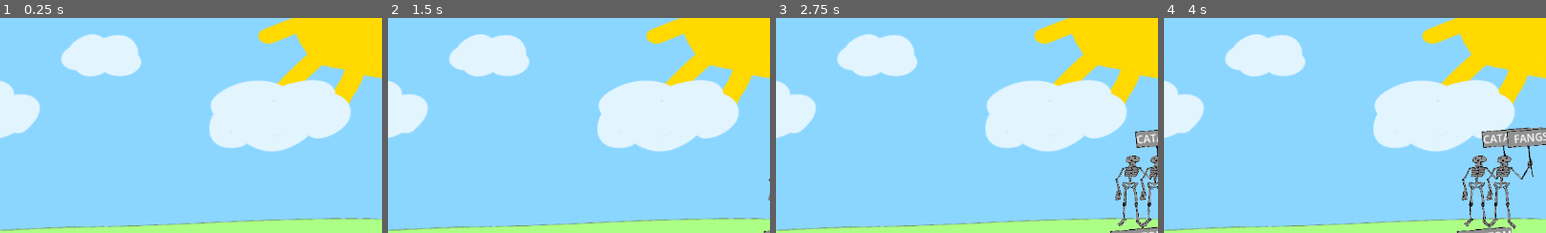
Above: before the commit, frames 1-4 (left to right).
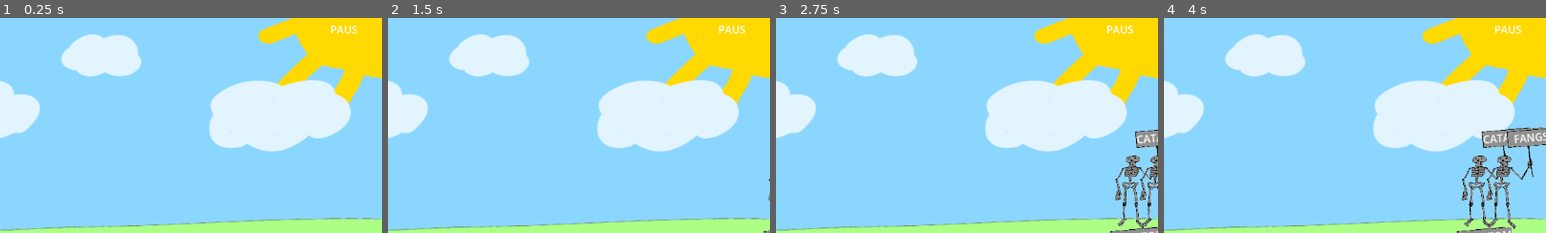
Above: after the commit, the same moments.

Repository: D0V4HKIIN/monkey-vs-zombies
Game: Godot game, scene res://main.tscn
Two runs of this game, one before a commit and one after it. Both use one fixed random seed, a clock stepped at 60 frames per second and the inputs below.
Inputs:
- Up to frame 1 (0.25 s): no input
- Up to frame 2 (1.5 s): tap Enter at 0.5 s; tap Z (zombie) at 0.6, 1.35 s
- Up to frame 3 (2.75 s): tap Z (zombie) at 2.1 s
- Up to frame 4 (4 s): tap Z (zombie) at 2.85, 3.6 s
The pictures show only the part of the screen within x 50-100%, y 2-52%; the shares and areas given below are measured in that part.

The runs differ from the first frame. In frame 1, 0.2% of the frame differs, in the area x 86-94%, y 3-8%; in frame 2, 0.2%; in frame 3, 0.2%; in frame 4, 0.2%.

Commit message:
lol didn't add anything

Diff:
--- a/main.tscn
+++ b/main.tscn
@@ -1,10 +1,12 @@
-[gd_scene load_steps=6 format=3 uid="uid://cwevlqf13r453"]
+[gd_scene load_steps=8 format=3 uid="uid://cwevlqf13r453"]
 
 [ext_resource type="Script" path="res://main.gd" id="1_66vdp"]
 [ext_resource type="Texture2D" uid="uid://dpxhpk6gcmsxo" path="res://banana.png" id="2_fgbhl"]
 [ext_resource type="Script" path="res://label.gd" id="2_n2ww2"]
 [ext_resource type="Script" path="res://amount_bananas.gd" id="4_30eg0"]
 [ext_resource type="Texture2D" uid="uid://qvsut1bujc02" path="res://house_with_grass.png" id="5_vdujx"]
+[ext_resource type="Script" path="res://paus.gd" id="6_io6xf"]
+[ext_resource type="PackedScene" uid="uid://b0mne176pin5t" path="res://paus.tscn" id="7_ff8ct"]
 
 [node name="main" type="Node2D"]
 script = ExtResource("1_66vdp")
@@ -44,3 +46,17 @@
 [node name="SubViewport" type="SubViewport" parent="."]
 
 [node name="Camera2D" type="Camera2D" parent="SubViewport"]
+
+[node name="PausLabel" type="RichTextLabel" parent="."]
+offset_left = 1042.0
+offset_top = 17.0
+offset_right = 1148.0
+offset_bottom = 57.0
+bbcode_enabled = true
+text = "PAUS"
+script = ExtResource("6_io6xf")
+
+[node name="Paus" parent="." instance=ExtResource("7_ff8ct")]
+unique_name_in_owner = true
+visible = false
+script = null
--- /dev/null
+++ b/paus.gd
@@ -0,0 +1,8 @@
+class_name PausReader extends KeyWordReader
+
+func do_keyword():
+	if get_tree().paused:
+		get_tree().paused = false
+	else:
+		get_tree().paused = true
+		%paus.visible = true
--- /dev/null
+++ b/paus.tscn
@@ -0,0 +1,16 @@
+[gd_scene format=3 uid="uid://b0mne176pin5t"]
+
+[node name="Paus" type="Node2D"]
+
+[node name="Panel" type="Panel" parent="."]
+offset_right = 1156.0
+offset_bottom = 645.0
+
+[node name="Label" type="Label" parent="."]
+offset_left = 1.0
+offset_top = 1.0
+offset_right = 1160.0
+offset_bottom = 644.0
+text = "Paus"
+horizontal_alignment = 1
+vertical_alignment = 1
--- a/zombie.gd
+++ b/zombie.gd
@@ -11,5 +11,4 @@
 
 func game_over():
 	print("Game over")
-	var go_scene = game_over_scene.instantiate()
 	get_tree().change_scene_to_file("res://game_over.tscn")
